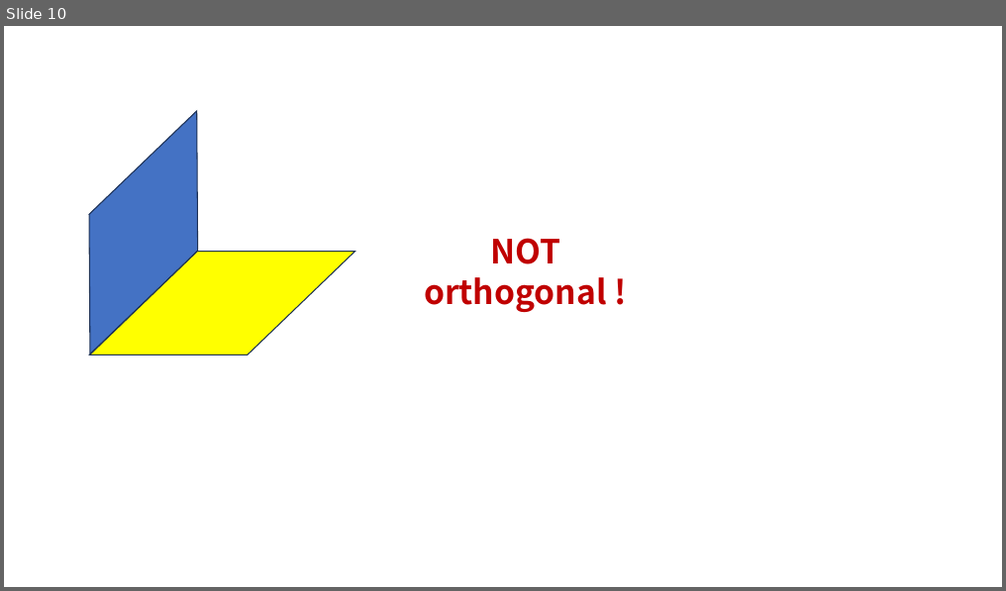
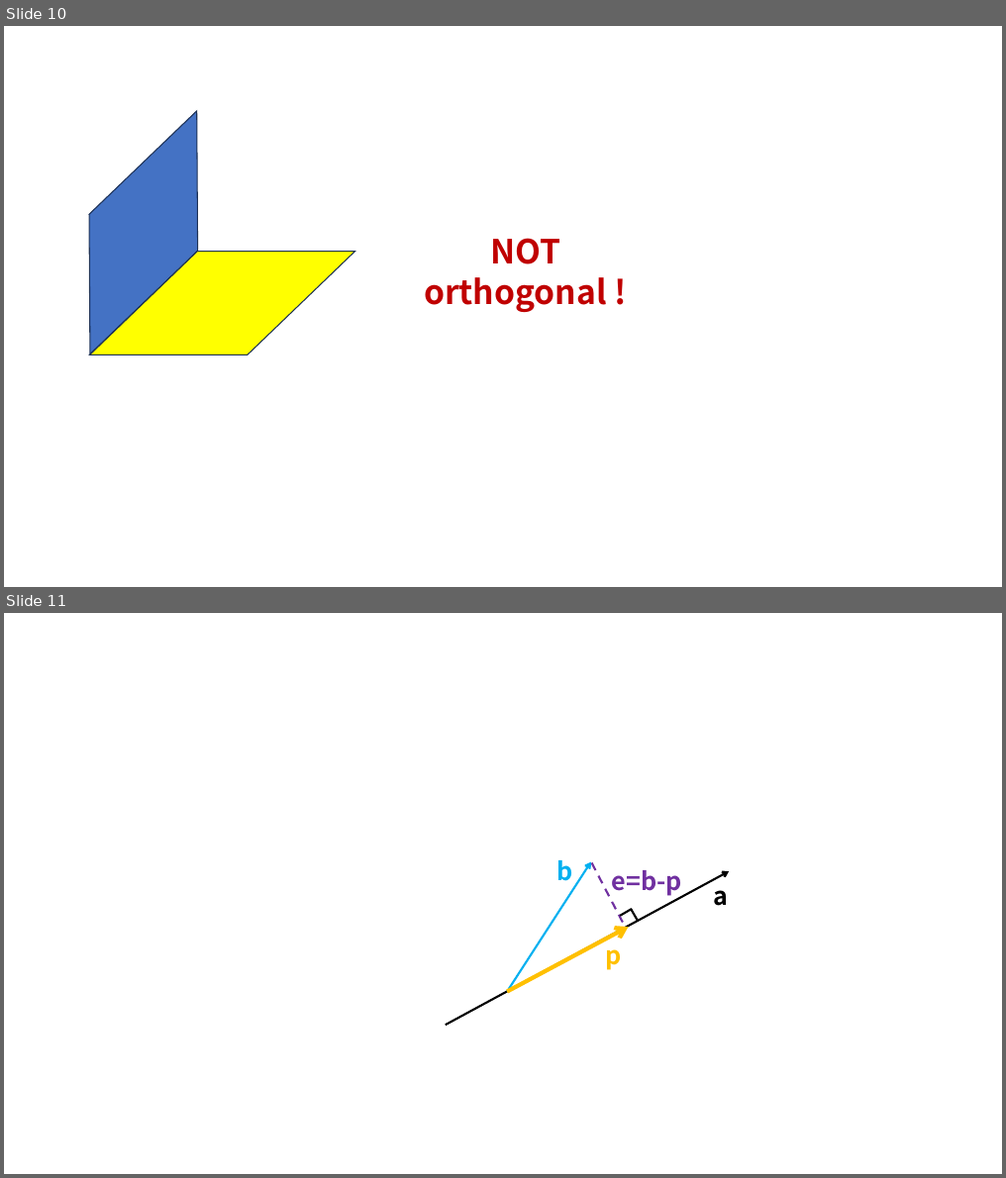
Before and after one commit to AnhaoROMA/LinearAlgebra-MIT, a slide deck: notes/campus.pptx. Shown one above the other, each under a label of ours: slide 10 before the commit, slides 10 and 11 after it. The pictures are 1006x591 and 1006x1178 pixels, drawn with LibreOffice and Linux fonts; fonts in the diff are those of the drawing. Boxes give left, top, right and bottom in pixels: in the first picture for what was removed or moved away, otherwise in the second. Text is boxed around its words. In the diff, an @@ line names an element or a change of style, - is before the commit and + after.

```diff
--- a/notes/campus.pptx
+++ b/notes/campus.pptx
@@ slide 11 added at bbox=[4, 613, 1002, 1174], background #FFFFFF @@
@@ arrow added from (446, 1026) to (729, 871), #000000 2 pt @@
@@ arrow added from (507, 992) to (591, 862), #00B0F0 2 pt @@
@@ text added at bbox=[556, 861, 572, 881], 24 pt, text #00B0F0, bold @@
+b
@@ line added from (592, 863) to (626, 928), #7030A0 2 pt dashed @@
@@ text added at bbox=[612, 870, 682, 897], 24 pt, text #7030A0, bold @@
+e=b-p
@@ line added from (620, 916) to (632, 909), #000000 2 pt @@
@@ line added from (632, 909) to (638, 922), #000000 2 pt @@
@@ text added at bbox=[713, 880, 728, 906], 24 pt, text #000000, bold @@
+a
@@ arrow added from (507, 992) to (629, 928), #FFC000 4 pt @@
@@ text added at bbox=[605, 939, 621, 970], 24 pt, text #FFC000, bold @@
+p
```
Also in this commit, not shown: 1 other slide added, 7 other files.
